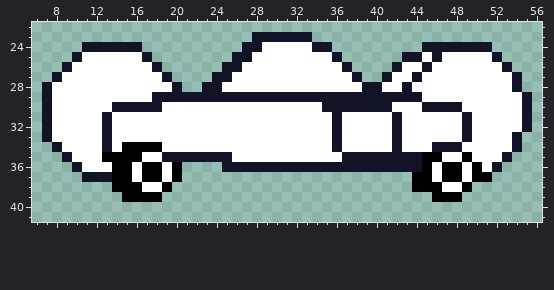
One commit to this pixel-art sprite: assets/enemies/easy/front_right.png. The first picture shows the starting point.
The file is 64x64 pixels. Colours within 5 levels of each other are drawn and written as one. Shown: x 6..56, y 22..41.
After the commit:
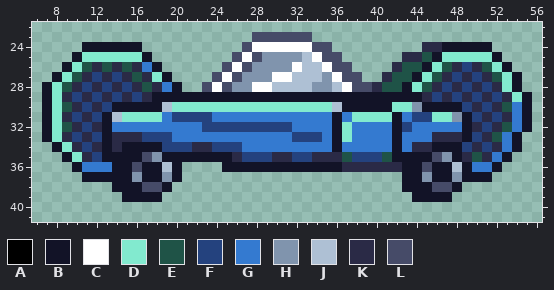
Palette (. is transparent): A #000000  B #121327  C #ffffff  D #82eacf  E #1f5347  F #24427e  G #347ad0  H #8094ad  J #aec0d4  K #2a2a46  L #464b68
Changes in this commit:
Changed rows in their new state; - is an unchanged pixel.
first column x 8:
23 --------------------LLLLLL---------------------
24 -------------------LC-----LL---------KK--------
25 ---DDDDDD---------LCLHHHHJ-LL------KKE-DDDDD---
26 --DEKEKEKG-------LCLHHHH-JJ-LL----KEE-DEKFKED--
27 -DEKFKFKEKD-----LCLHHH--JJJH-LL--KEE-DEKFKFKED-
28 DEKFKFKFKEKG---LCLHH--JJJJHHJ-LLKEE-DEKFKFKFKD-
29 DKFKFKFKFK---------------------------KFKFKFKFKD
30 DEKFKF-----JDDDDDDDDDDDDDDDDJ-----DDH----FKFKEG
31 DKFKF-JDDDDGFFFFGGGGGGGGGGGG-GDDDD-GFFDDH-FKFKG
32 DEKFK-GGGGGGGGGFFFFFFFFFGGGG-DGGGG-FGGGGG-KFKEG
33 DKFKF-KKKFFFGGGGGGGGGGGGFFFG-DGGGG-GGGKKK-FKEG-
34 -DKFK-KBBBBFFFKKFFFGGGGGGGGG-GGGGG-GKK---FKFKG-
35 --DKFBBBBLH-------KFFFKKFFKKKEFFFE---BLHBKEKG--
36 ---GGGBBLBBJB----------------KKKKKK--LBBJBGG---
37 ------BBHBBHB----------------------BBHBBHBBB---
38 ------BBBLLB-----------------------BBBLLB.-----
39 -------BBBB-------------------------BBBB.------
Changed places in both pictures, as pixel boxes (x1, y1, x2, y2):
changed: (52, 32, 522, 202)
